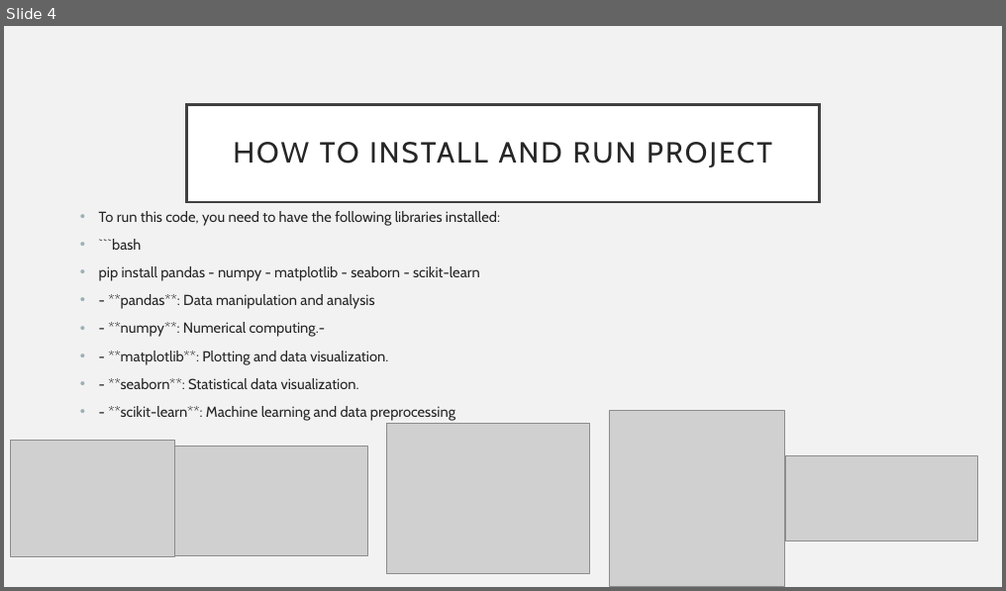
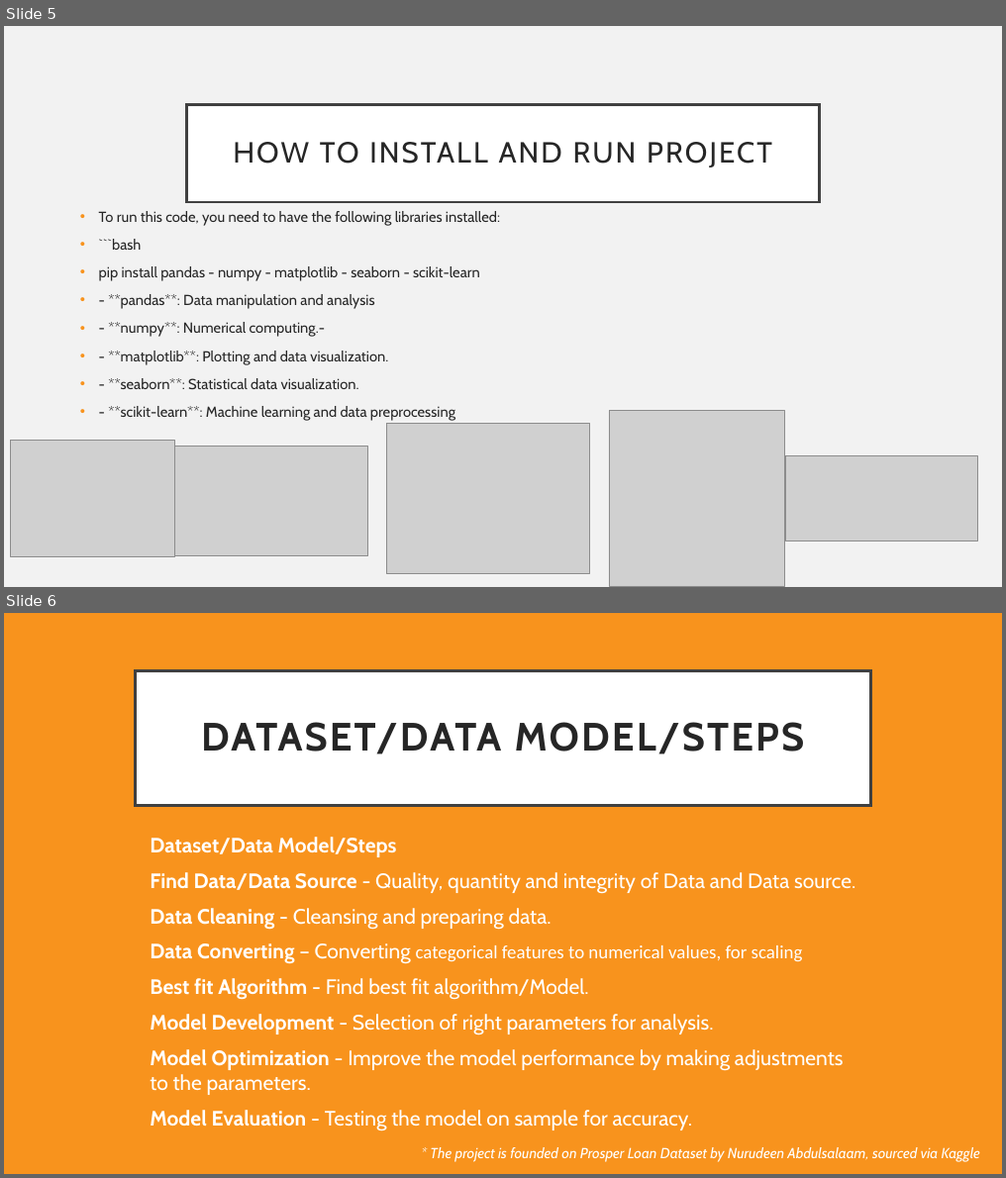
Before and after one commit to LachlanPotter33/Proj-4-Group-3, a slide deck: Presentation.pptx. Shown one above the other, each under a label of ours: slide 4 before the commit, slides 5 and 6 after it. The pictures are 1006x591 and 1006x1178 pixels, drawn with LibreOffice and Linux fonts; fonts in the diff are those of the drawing; grey boxes stand for pictures. Boxes give left, top, right and bottom in pixels: in the first picture for what was removed or moved away, otherwise in the second. Text is boxed around its words. In the diff, an @@ line names an element or a change of style, - is before the commit and + after.

```diff
--- a/Presentation.pptx
+++ b/Presentation.pptx
@@ slide 6 added at box(4, 613, 1002, 1174), background #F8931D @@
@@ title added at box(135, 670, 871, 805), fill #FFFFFF, outline #404040 3 pt, 38 pt, text #262626, bold @@
+DATASET/DATA MODEL/STEPS
@@ text added at box(150, 837, 855, 1132), 20 pt, text #FFFFFF @@
+Dataset/Data Model/Steps
+Find Data/Data Source - Quality, quantity and integrity of Data and Data source.
+Data Cleaning - Cleansing and preparing data.
+Data Converting – Converting categorical features to numerical values, for scaling
+Best fit Algorithm - Find best fit algorithm/Model.
+Model Development - Selection of right parameters for analysis.
+Model Optimization - Improve the model performance by making adjustments to the parameters.
+Model Evaluation - Testing the model on sample for accuracy.
@@ text added at box(430, 1148, 980, 1162), 14 pt, text #FFFFFF, italic @@
+* The project is founded on Prosper Loan Dataset by Nurudeen Abdulsalaam, sourced via Kaggle
@@ what was slide 4 is now slide 5 @@
@@ slide 5 changed as well @@
@@ text "To run this code, you ..." at box(99, 211, 500, 421): bullet colour #9BAFB5 to #F8931D @@
```
Also in this commit, not shown: 11 other slides changed, 10 other slides added, 3 slides removed, 5 other files.
